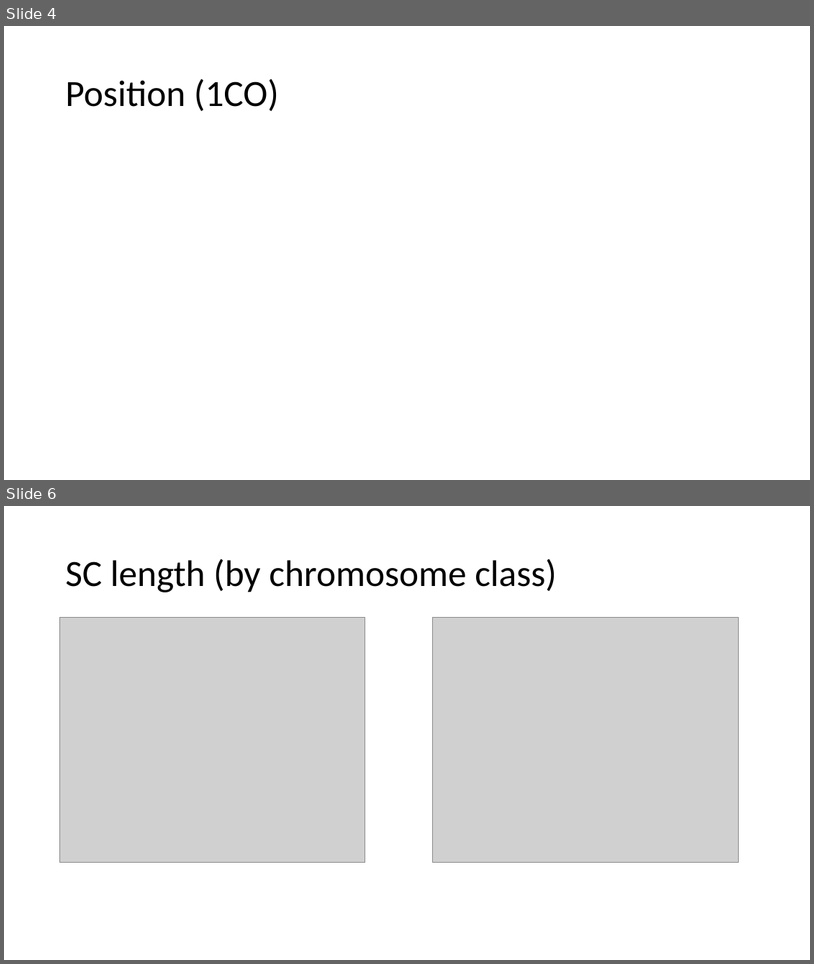
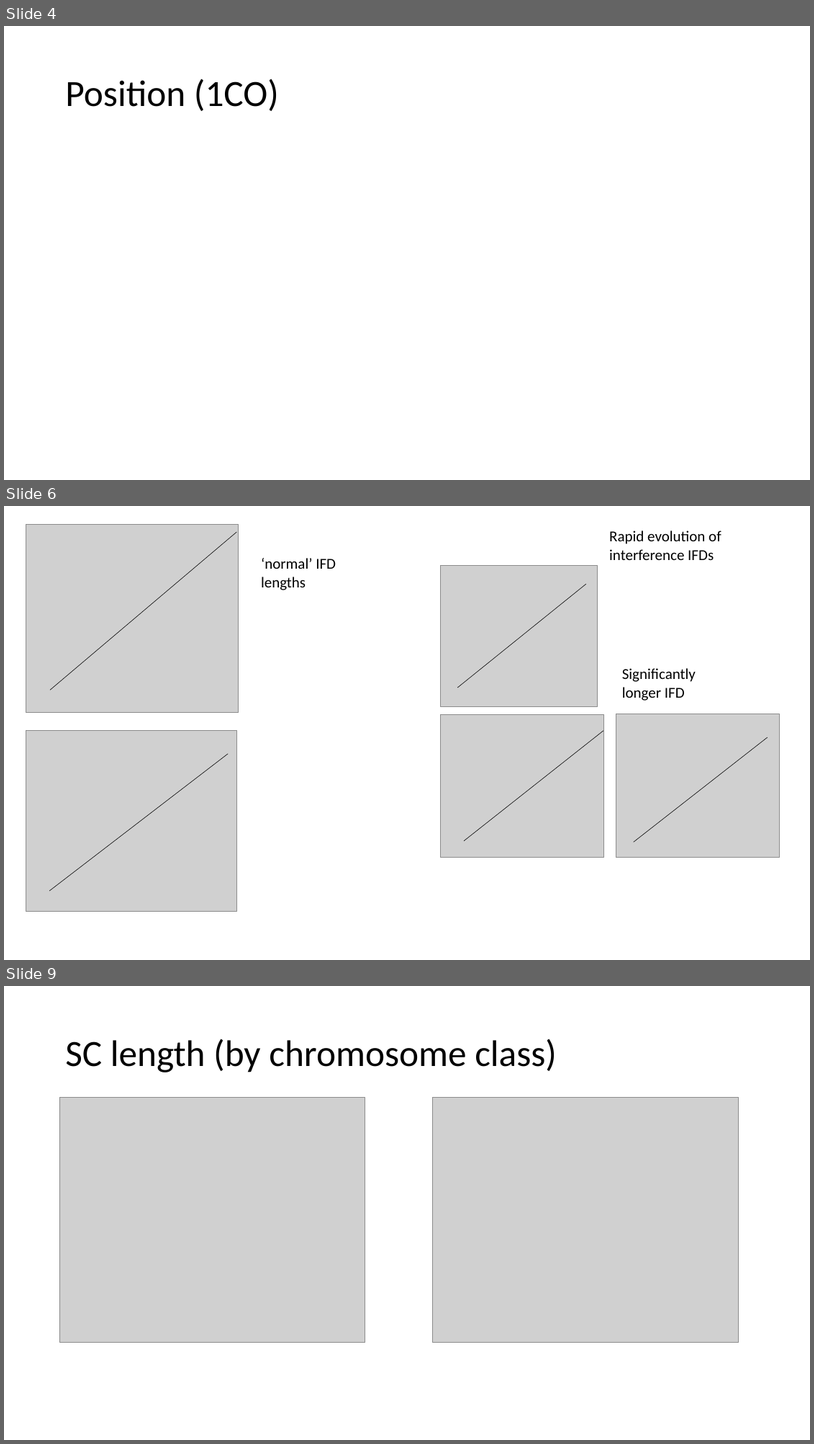
Before and after one commit to petersoapes/MLH1repo, a slide deck: Figure.Ideas.pptx. Shown one above the other, each under a label of ours: slides 4 and 6 before the commit, slides 4, 6 and 9 after it; the slides between them are not shown. The pictures are 814x964 and 814x1444 pixels, drawn with LibreOffice and Linux fonts; fonts in the diff are those of the drawing; grey boxes stand for pictures. Boxes give left, top, right and bottom in pixels: in the first picture for what was removed or moved away, otherwise in the second. Text is boxed around its words. In the diff, an @@ line names an element or a change of style, - is before the commit and + after.

```diff
--- a/Figure.Ideas.pptx
+++ b/Figure.Ideas.pptx
@@ slide 6 added at bbox=[4, 506, 810, 960], background #FFFFFF @@
@@ picture added at bbox=[26, 524, 238, 712] @@
@@ line added from (50, 690) to (237, 532), #000000 0.5 pt @@
@@ text added at bbox=[610, 530, 721, 560], 18 pt, text #000000 @@
+Rapid evolution of interference IFDs
@@ text added at bbox=[261, 558, 336, 590], 18 pt, text #000000 @@
+‘normal’ IFD lengths
@@ picture added at bbox=[441, 565, 598, 707] @@
@@ line added from (458, 687) to (586, 584), #000000 0.5 pt @@
@@ text added at bbox=[622, 668, 696, 700], 18 pt, text #000000 @@
+Significantly longer IFD
@@ picture added at bbox=[441, 715, 604, 857] @@
@@ picture added at bbox=[617, 714, 780, 857] @@
@@ picture added at bbox=[26, 731, 237, 911] @@
@@ line added from (464, 841) to (604, 731), #000000 0.5 pt @@
@@ line added from (634, 842) to (768, 737), #000000 0.5 pt @@
@@ line added from (49, 890) to (228, 754), #000000 0.5 pt @@
@@ what was slide 6 is now slide 9 @@
```
Also in this commit, not shown: 1 slide changed, 2 other slides added, 1 other file.
